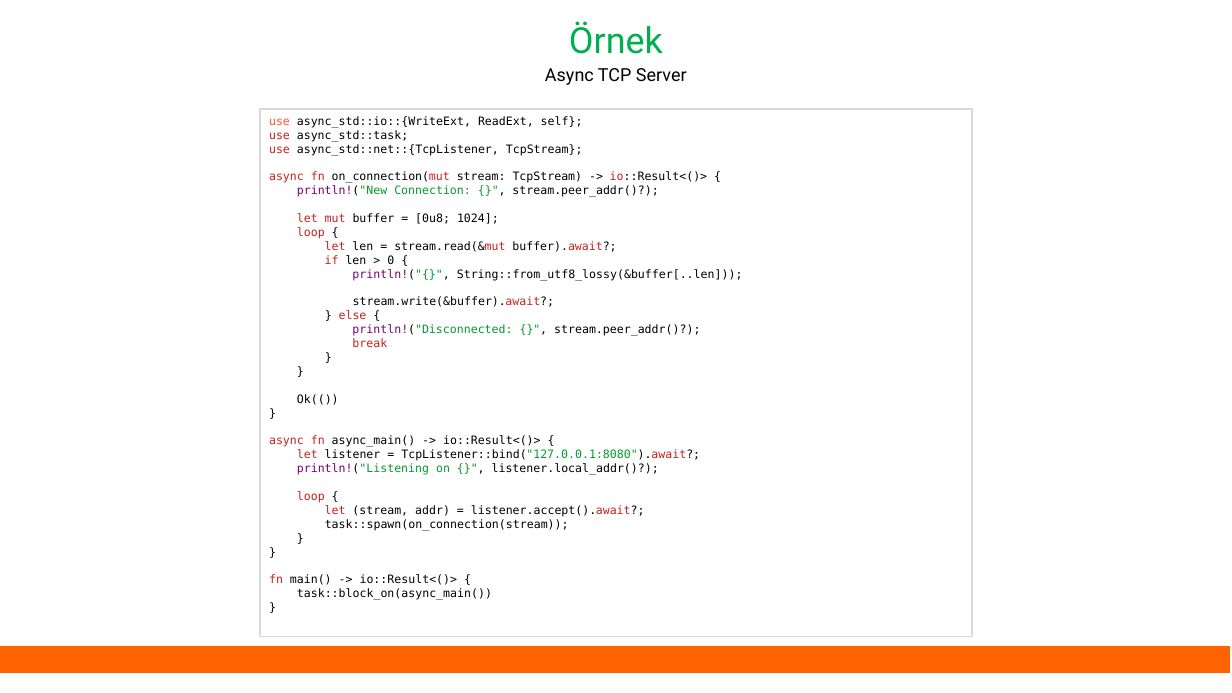
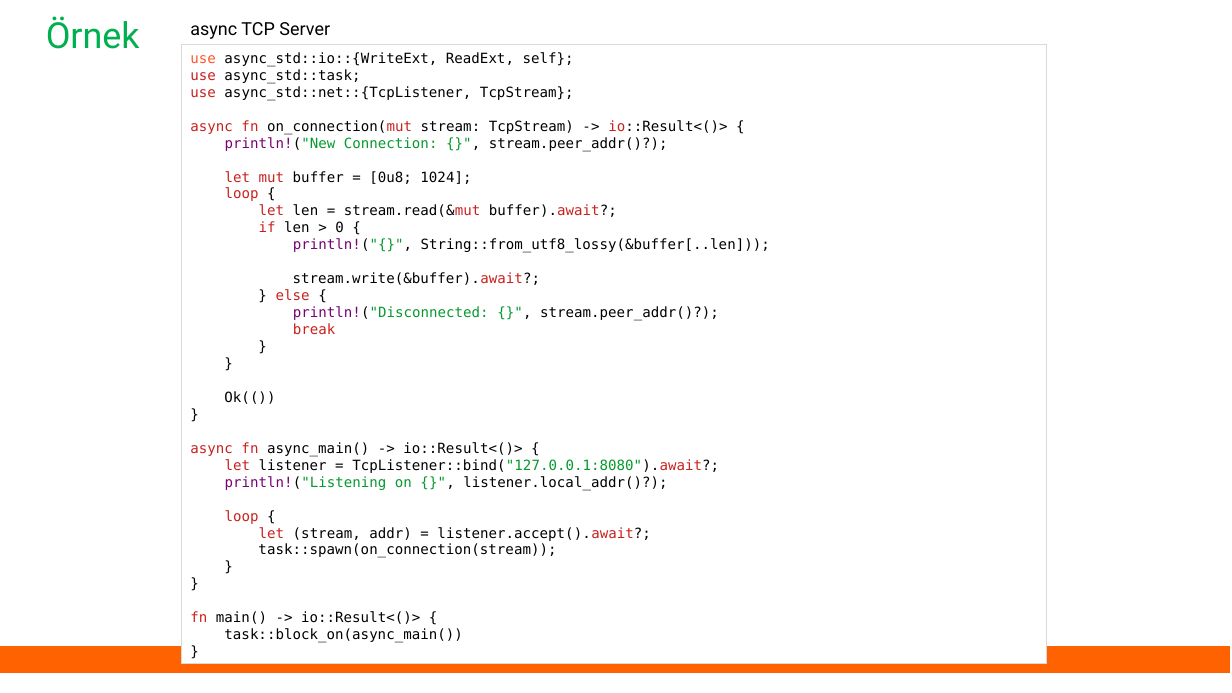
Before and after one commit to eminfedar/rust-tr-ders-slaytlari, a slide deck: slide 18 of rust_egitim_6_async.odp. Drawn at 1232x693 pixels with LibreOffice and Linux fonts; fonts in the diff are those of the drawing. Boxes give left, top, right and bottom in pixels: in the first picture for what was removed or moved away, otherwise in the second. Text is boxed around its words. In the diff, an @@ line names an element or a change of style, - is before the commit and + after.

```diff
--- a/rust_egitim_6_async.odp
+++ b/rust_egitim_6_async.odp
@@ text "Örnek": place and size @@
-text "Örnek" at [569, 21, 663, 54]
+text "Örnek" at [46, 16, 140, 49]
@@ text "Örnek" at [46, 16, 140, 49]: alignment centre to left @@
@@ text at [190, 22, 330, 39]: text changed @@
-Async TCP Server
+async TCP Server
@@ rectangle "use async_std::io::{WriteExt, ReadExt, self};": place and size @@
-rectangle "use async_std::io::{WriteExt, ReadExt, self};" at [260, 109, 972, 637]
+rectangle "use async_std::io::{WriteExt, ReadExt, self};" at [181, 44, 1046, 664]
@@ rectangle "use async_std::io::{WriteExt, ReadExt, self};" at [181, 44, 1046, 664]: size 9 to 11 pt @@
```
Also in this commit, not shown: 12 other slides changed, 1 slide added, 1 slide removed, 3 other files.
